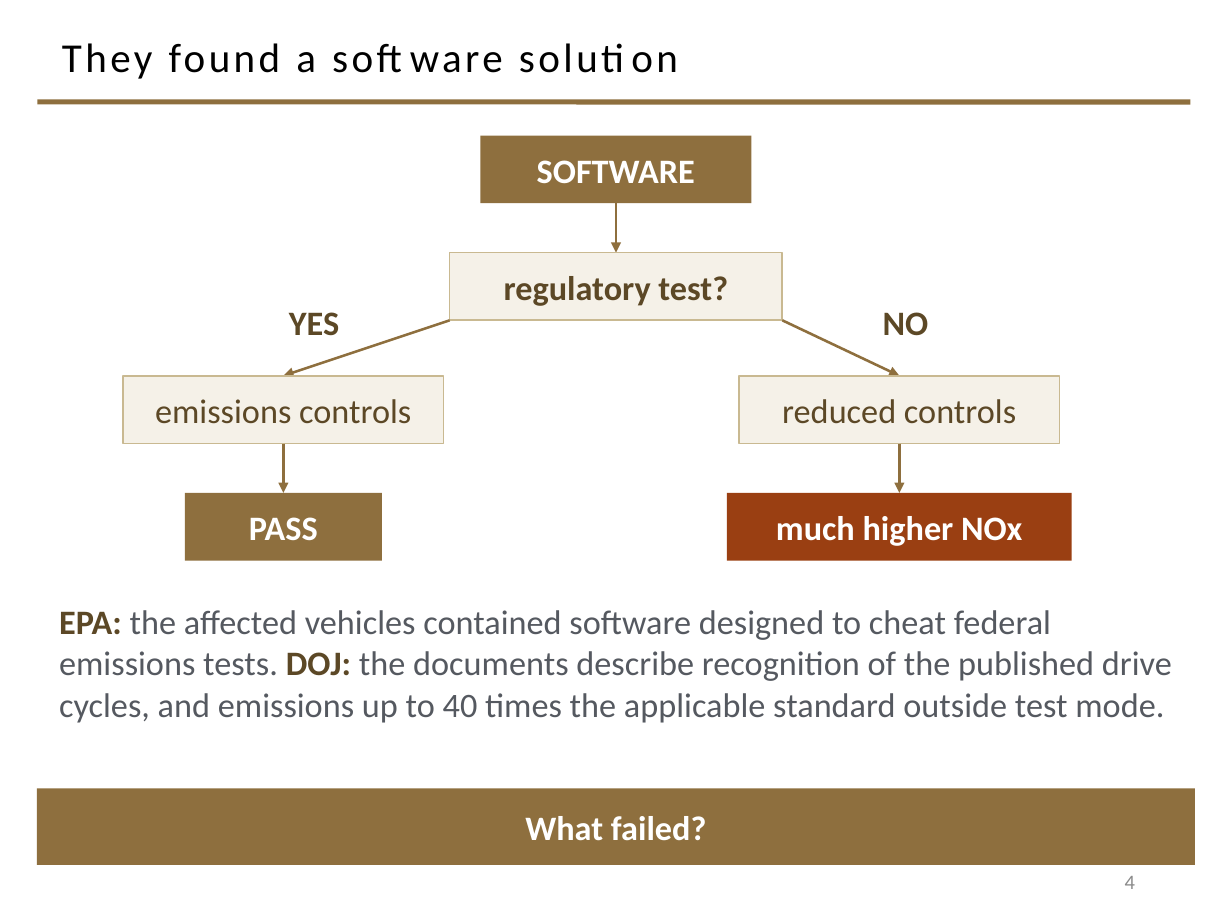
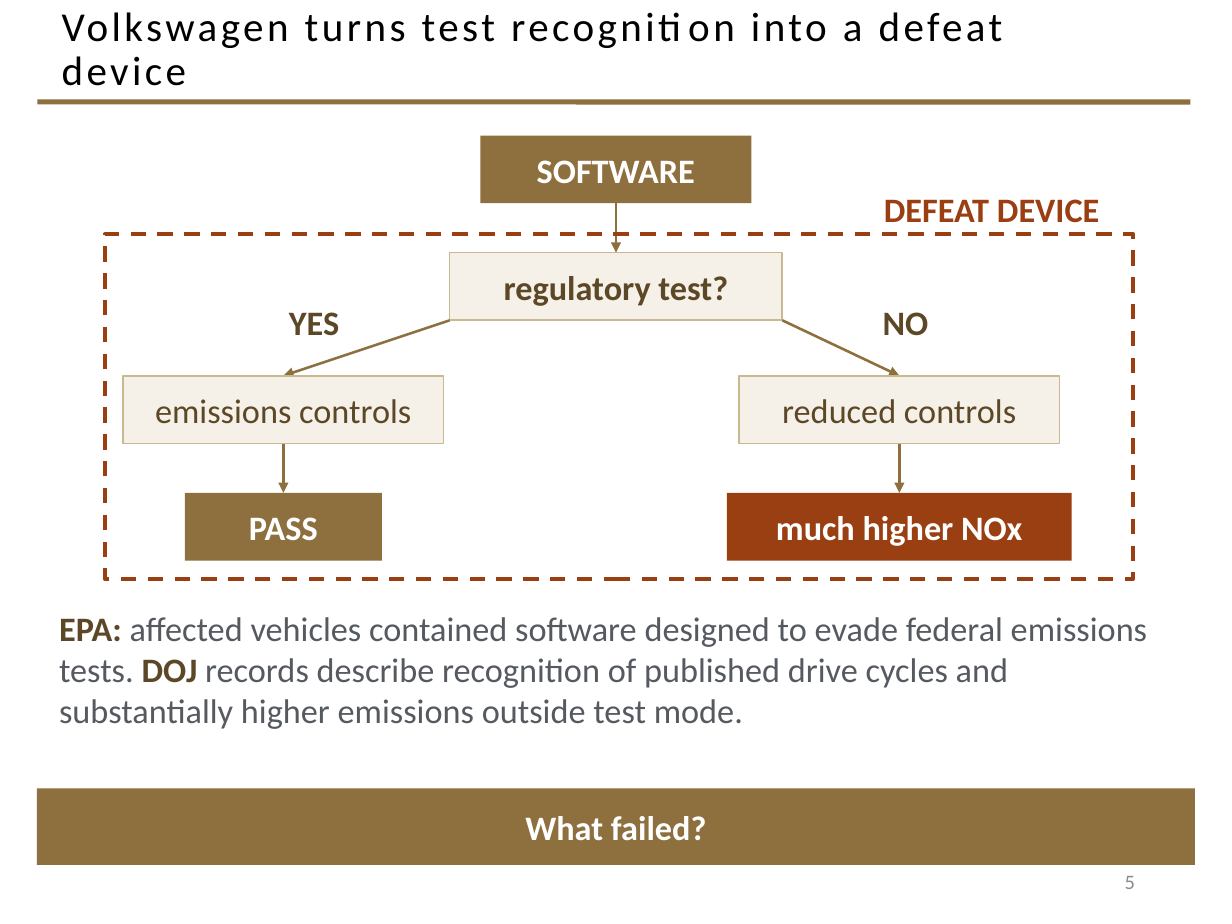
Before and after one commit to davisjam/model-based-agentic-software-engineering, a slide deck: slide 5 of course/lectures/act-2-delegation-and-control/04-failure-aware-engineering/2-4-Failure-Aware-Engineering.pptx (slide 4 before the commit). Drawn at 1232x924 pixels with LibreOffice and Linux fonts; fonts in the diff are those of the drawing; background and template pictures are left out. Boxes give left, top, right and bottom in pixels: in the first picture for what was removed or moved away, otherwise in the second. Text is boxed around its words. In the diff, an @@ line names an element or a change of style, - is before the commit and + after.

Commit message:
deck 2-4 opening: name VW early, add capability-before-misuse slide, sharpen defeat-device move
Slides 2-11: VW named on slide 2 with the ambition above the regulation; slide 3
becomes the objectives triangle; NEW slide 4 presents test recognition as a
capability (un-attributed, per sourcing caution); slide 5 outlines the branch as
DEFEAT DEVICE; 2007 reconsideration gets its chain; 2012 chain cleaned (ACTION
replaces ?????); 2014-15 simplified to a discovery chain. Deck 38 -> 39 slides;
slidenum caches refreshed.

```diff
--- a/course/lectures/act-2-delegation-and-control/04-failure-aware-engineering/2-4-Failure-Aware-Engineering.pptx
+++ b/course/lectures/act-2-delegation-and-control/04-failure-aware-engineering/2-4-Failure-Aware-Engineering.pptx
@@ title at (x1=62, y1=12, x2=1003, y2=86): text changed @@
-They found a software solution
+Volkswagen turns test recognition into a defeat device
@@ text added at (x1=884, y1=199, x2=1099, y2=223), 20 pt, text #9A3F12, bold @@
+DEFEAT DEVICE
@@ rectangle added at (x1=105, y1=234, x2=1133, y2=579), outline #9A3F12 2.25 pt dashed @@
@@ text at (x1=59, y1=617, x2=1147, y2=729): text changed @@
-EPA: the affected vehicles contained software designed to cheat federal emissions tests. DOJ: the documents describe recognition of the published drive cycles, and emissions up to 40 times the applicable standard outside test mode.
+EPA: affected vehicles contained software designed to evade federal emissions tests. DOJ records describe recognition of published drive cycles and substantially higher emissions outside test mode.
@@ page number at (x1=1125, y1=876, x2=1135, y2=889): text changed @@
-4
+5
```
Also in this commit, not shown: 8 other slides changed, 1 slide added.
